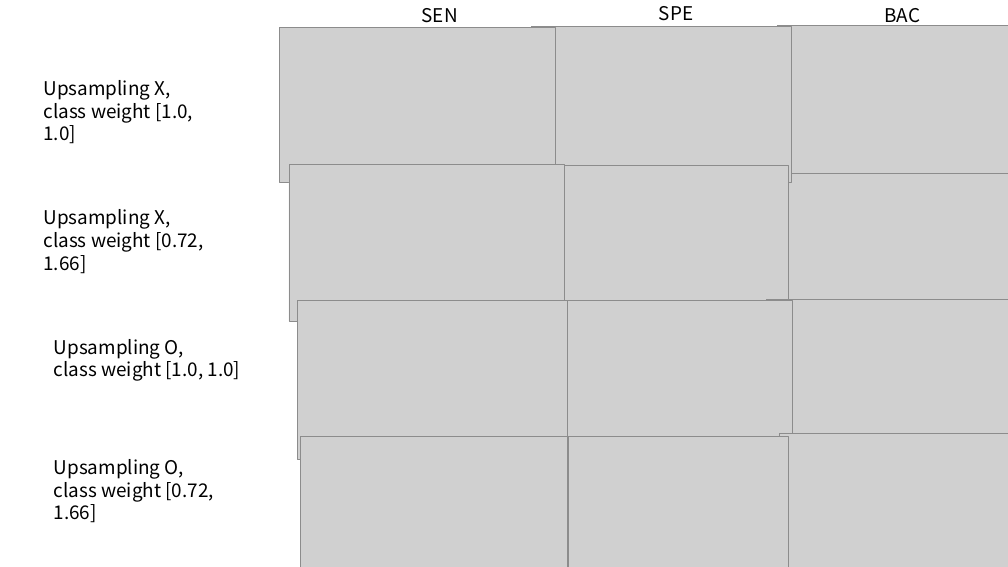
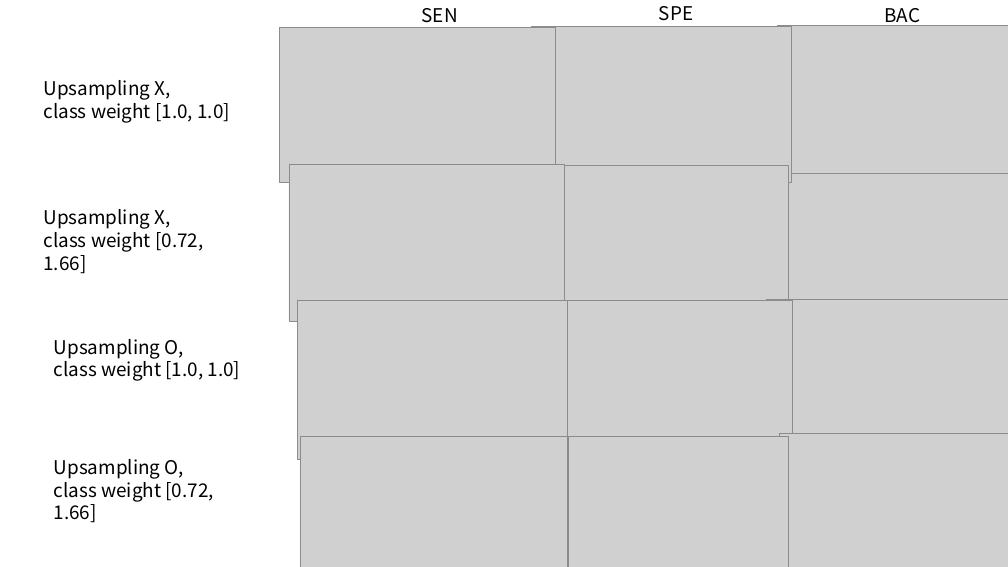
Before and after one commit to janett105/GNN_SCHZ, a slide deck: slide 11 of Presentation/초기 발표.pptx (slide 12 before the commit). Drawn at 1008x567 pixels with LibreOffice and Linux fonts; fonts in the diff are those of the drawing; grey boxes stand for pictures. Boxes give left, top, right and bottom in pixels: in the first picture for what was removed or moved away, otherwise in the second. Text is boxed around its words. In the diff, an @@ line names an element or a change of style, - is before the commit and + after.

```diff
--- a/Presentation/초기 발표.pptx
+++ b/Presentation/초기 발표.pptx
@@ text "Upsampling X," rewrapped from <box>43,80,193,144</box> to <box>44,80,230,123</box> @@
```
Also in this commit, not shown: 4 other slides changed, 1 slide added, 3 slides removed, 1 other file.
